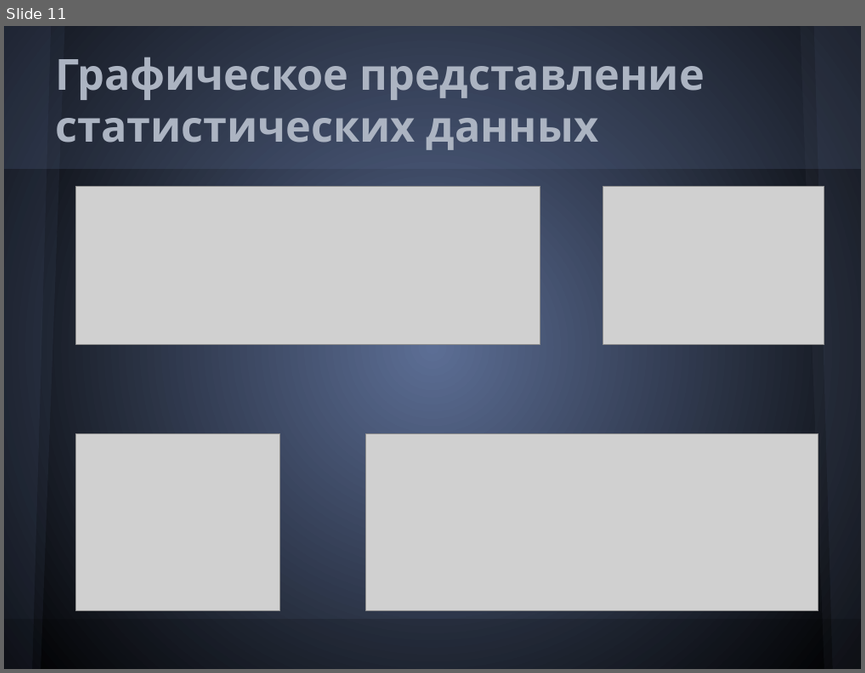
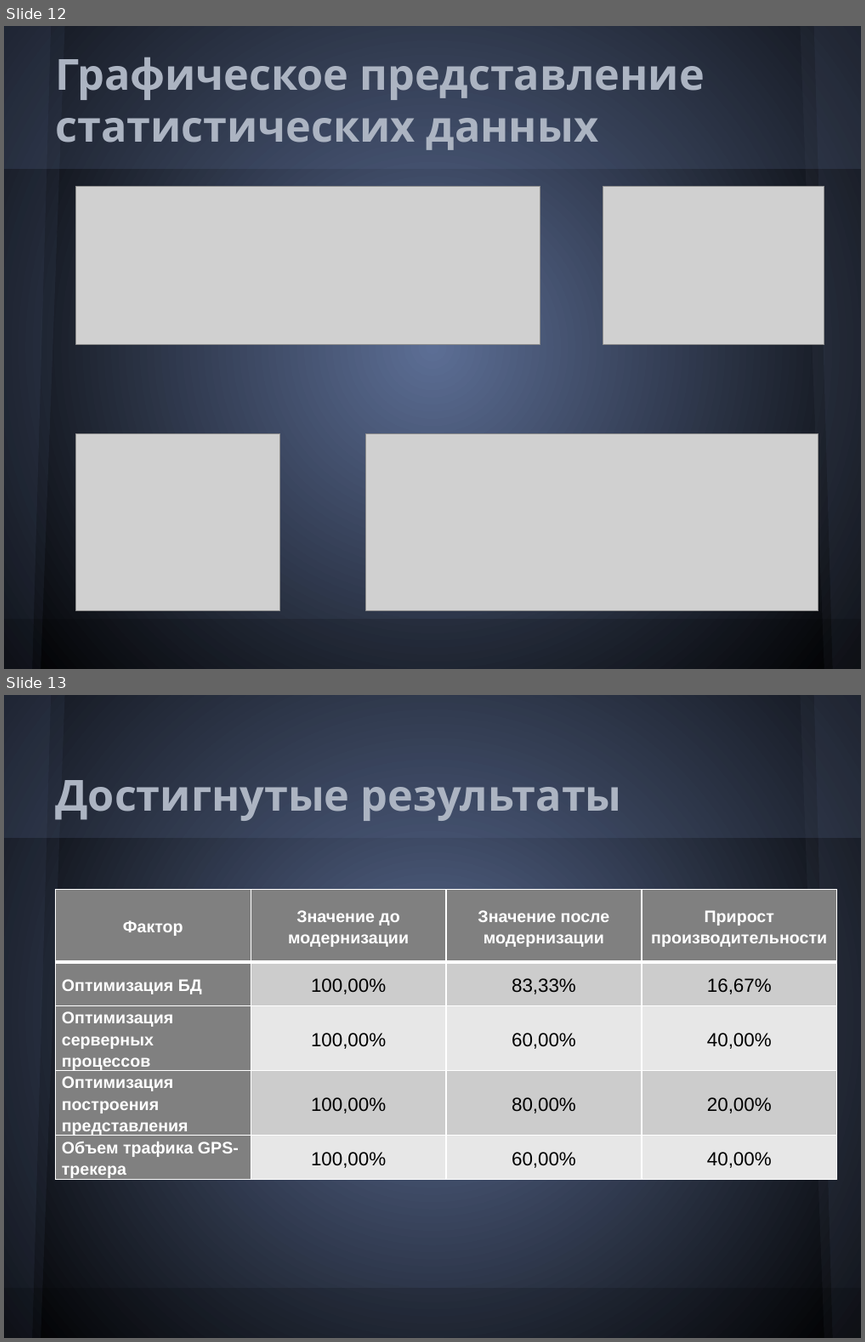
Before and after one commit to Melancholic/Coordinate-reports, a slide deck: Презентация.pptx. Shown one above the other, each under a label of ours: slide 11 before the commit, slides 12 and 13 after it. The pictures are 865x673 and 865x1342 pixels, drawn with LibreOffice and Linux fonts; fonts in the diff are those of the drawing; grey boxes stand for pictures. Boxes give left, top, right and bottom in pixels: in the first picture for what was removed or moved away, otherwise in the second. Text is boxed around its words. In the diff, an @@ line names an element or a change of style, - is before the commit and + after.

```diff
--- a/Презентация.pptx
+++ b/Презентация.pptx
@@ slide 13 added at box(4, 695, 861, 1338), background gradient #5C6E95 to #000000; not listed: 6 template elements that a slide beside it also shows @@
@@ title added at box(55, 780, 621, 821), 36 pt, text #ACB4C2, bold @@
+Достигнутые результаты
@@ table added at box(55, 890, 837, 1185), 5 rows, 4 columns @@
+Фактор | Значение до модернизации | Значение после модернизации | Прирост производительности
+Оптимизация БД | 100,00% | 83,33% | 16,67%
+Оптимизация серверных процессов | 100,00% | 60,00% | 40,00%
+Оптимизация построения представления | 100,00% | 80,00% | 20,00%
+Объем трафика GPS-трекера | 100,00% | 60,00% | 40,00%
@@ what was slide 11 is now slide 12 @@
```
Also in this commit, not shown: 2 slides changed, 3 other slides added, 6 slides removed, 4 other files.
